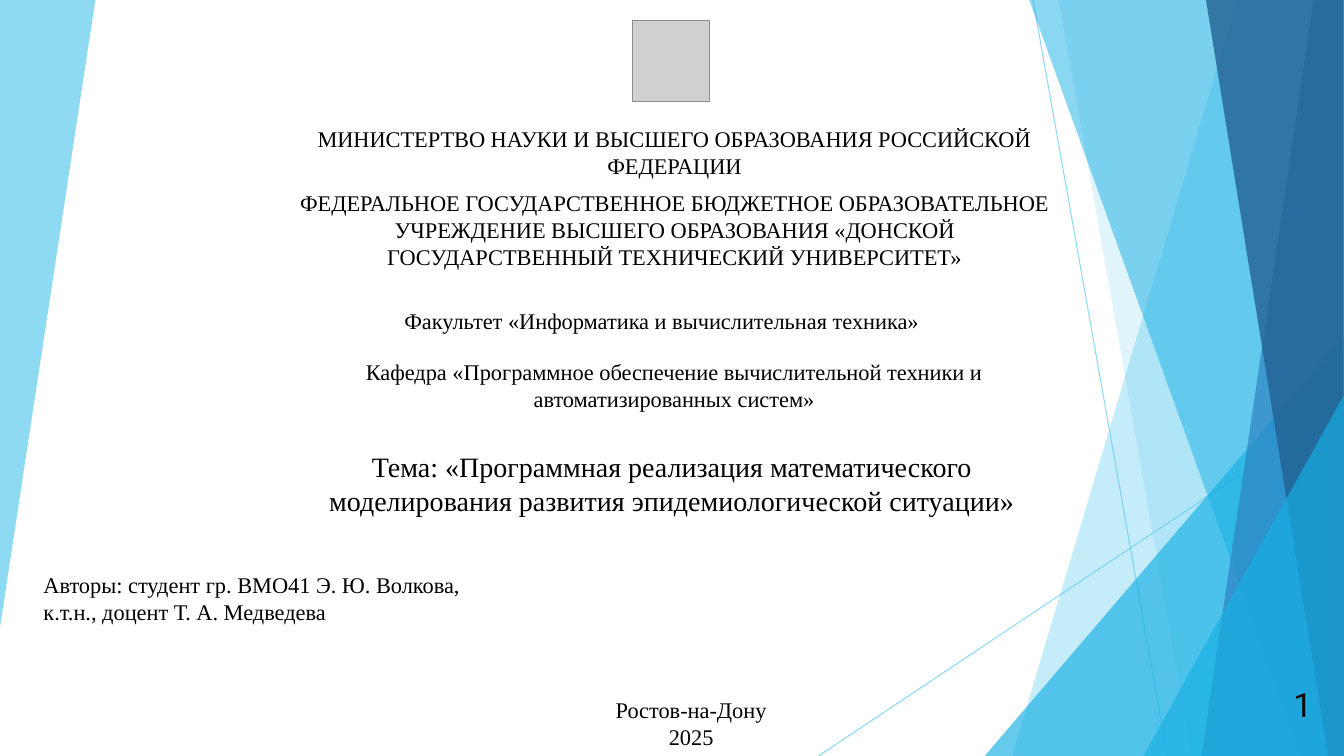
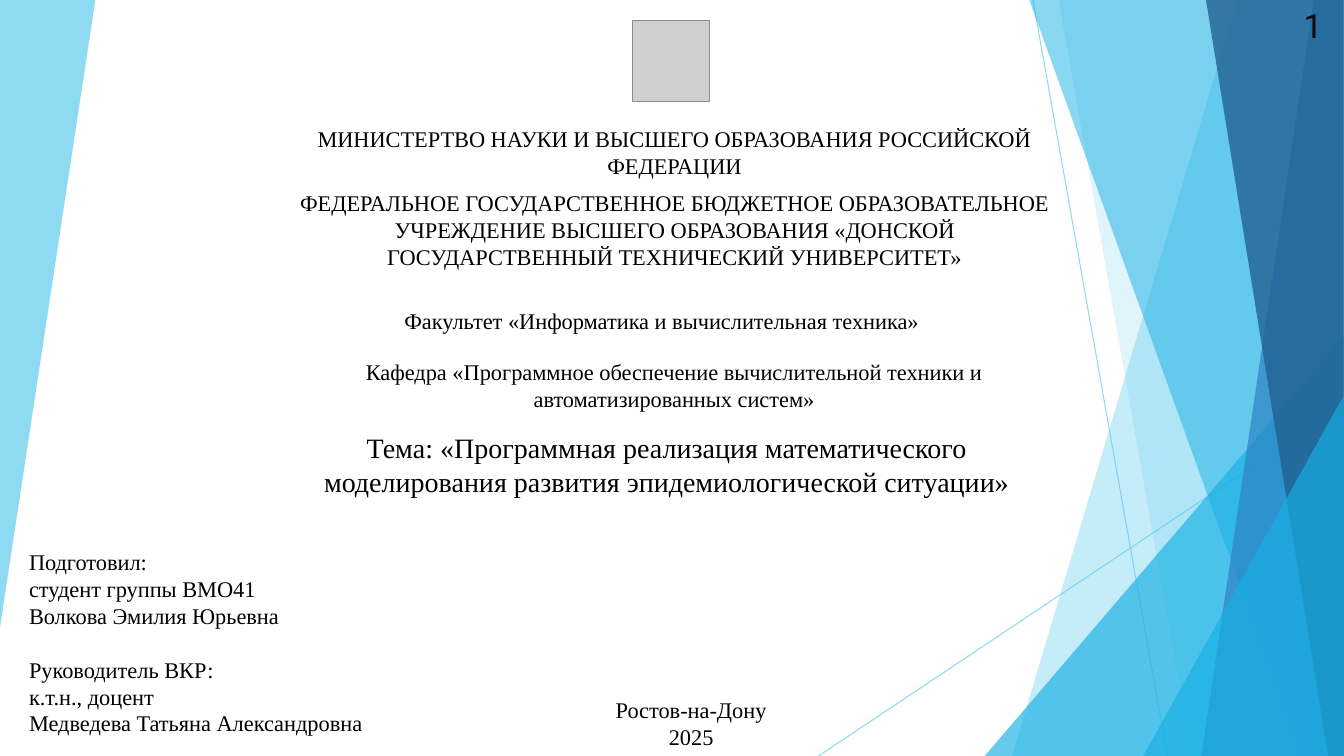
Before and after one commit to wolfufu/EpidemicModelsApp, a slide deck: slide 1 of ПрезентацияДиплом.pptx. Drawn at 1344x756 pixels with LibreOffice and Linux fonts; fonts in the diff are those of the drawing; grey boxes stand for pictures. Boxes give left, top, right and bottom in pixels: in the first picture for what was removed or moved away, otherwise in the second. Text is boxed around its words. In the diff, an @@ line names an element or a change of style, - is before the commit and + after.

```diff
--- a/ПрезентацияДиплом.pptx
+++ b/ПрезентацияДиплом.pptx
@@ text "1": place and size @@
-text "1" at <box>1293,693,1312,717</box>
+text "1" at <box>1304,14,1323,38</box>
@@ text "Тема: «Программная реализация математического моделирования ...": place and size @@
-text "Тема: «Программная реализация математического моделирования ..." at <box>329,458,1013,516</box>
+text "Тема: «Программная реализация математического моделирования ..." at <box>324,439,1008,498</box>
@@ text at <box>29,555,363,736</box>: text changed @@
-Авторы: студент гр. ВМО41 Э. Ю. Волкова, к.т.н., доцент Т. А. Медведева
+Подготовил:
+студент группы ВМО41
+Волкова Эмилия Юрьевна
+Руководитель ВКР:
+к.т.н., доцент
+Медведева Татьяна Александровна
```
Also in this commit, not shown: 18 other slides changed, 2 slides added, 9 other files.
